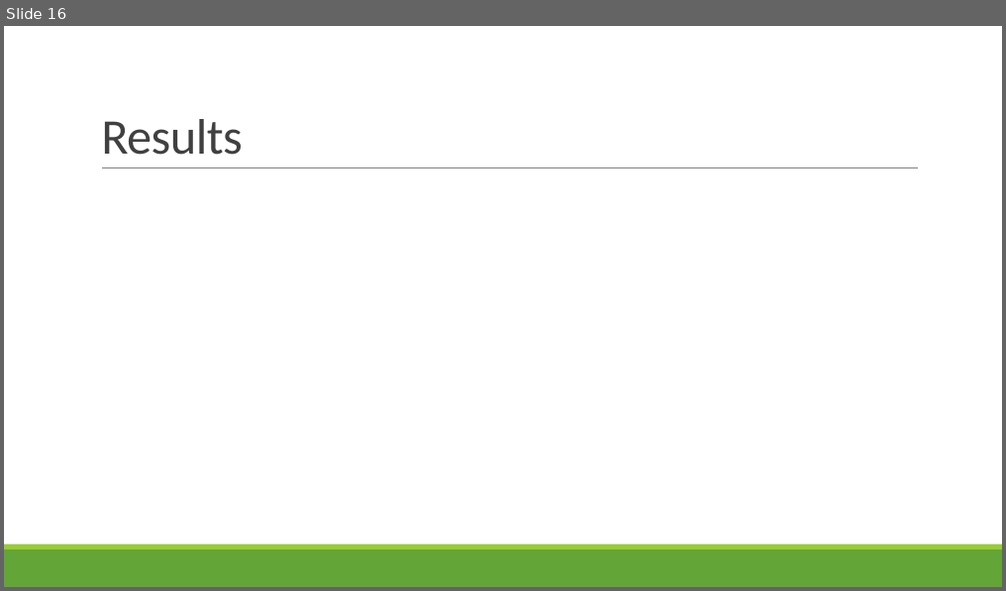
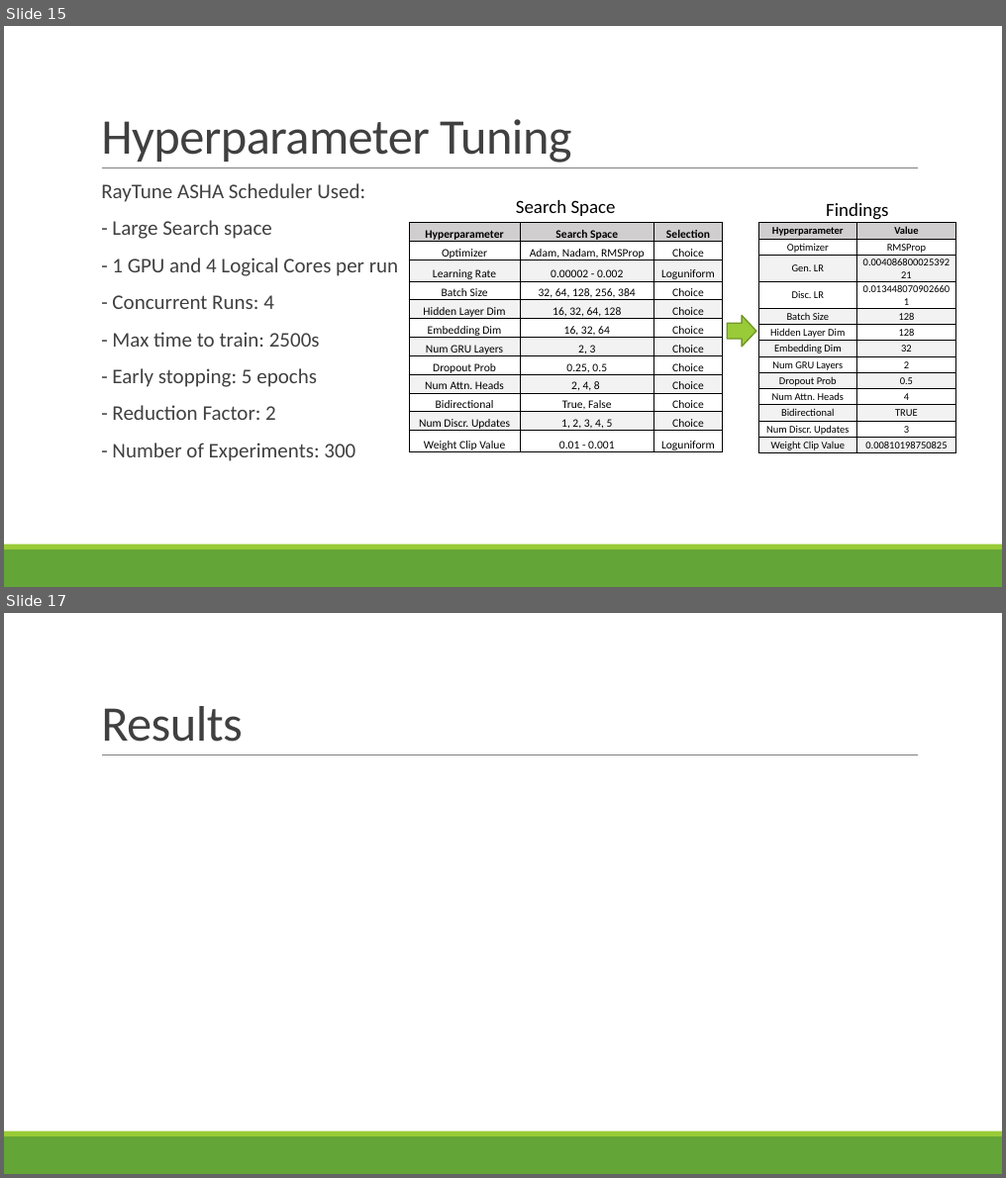
Before and after one commit to vanthony715/SMGAN, a slide deck: SMGAN.pptx. Shown one above the other, each under a label of ours: slide 16 before the commit, slides 15 and 17 after it; the slides between them are not shown. The pictures are 1006x591 and 1006x1178 pixels, drawn with LibreOffice and Linux fonts; fonts in the diff are those of the drawing. Boxes give left, top, right and bottom in pixels: in the first picture for what was removed or moved away, otherwise in the second. Text is boxed around its words. In the diff, an @@ line names an element or a change of style, - is before the commit and + after.

```diff
--- a/SMGAN.pptx
+++ b/SMGAN.pptx
@@ slide 15 added at box(4, 26, 1002, 587), background #FFFFFF; not listed: 3 template elements that a slide beside it also shows @@
@@ title added at box(101, 119, 571, 163), 48 pt, text #404040 @@
+Hyperparameter Tuning
@@ text added at box(101, 183, 398, 462), 20 pt, text #404040 @@
+  RayTune ASHA Scheduler Used:
+  - Large Search space
+  - 1 GPU and 4 Logical Cores per run
+  - Concurrent Runs: 4
+  - Max time to train: 2500s
+  - Early stopping: 5 epochs
+  - Reduction Factor: 2
+  - Number of Experiments: 300
@@ text added at box(516, 200, 616, 216), 18 pt, text #000000 @@
+Search Space
@@ text added at box(826, 203, 888, 220), 18 pt, text #000000 @@
+Findings
@@ table added at box(409, 223, 722, 455), 12 rows, 3 columns @@
+Hyperparameter | Search Space | Selection
+Optimizer | Adam, Nadam, RMSProp | Choice
+Learning Rate | 0.00002 - 0.002 | Loguniform
+Batch Size | 32, 64, 128, 256, 384 | Choice
+Hidden Layer Dim | 16, 32, 64, 128 | Choice
+Embedding Dim | 16, 32, 64 | Choice
+Num GRU Layers | 2, 3 | Choice
+Dropout Prob | 0.25, 0.5 | Choice
+Num Attn. Heads | 2, 4, 8 | Choice
+Bidirectional | True, False | Choice
+Num Discr. Updates | 1, 2, 3, 4, 5 | Choice
+Weight Clip Value | 0.01 - 0.001 | Loguniform
@@ table added at box(758, 223, 956, 455), 13 rows, 2 columns @@
+Hyperparameter | Value
+Optimizer | RMSProp
+Gen. LR | 0.00408680002539221
+Disc. LR | 0.0134480709026601
+Batch Size | 128
+Hidden Layer Dim | 128
+Embedding Dim | 32
+Num GRU Layers | 2
+Dropout Prob | 0.5
+Num Attn. Heads | 4
+Bidirectional | TRUE
+Num Discr. Updates | 3
+Weight Clip Value | 0.00810198750825
@@ right arrow added at box(727, 316, 756, 347), fill #99CB38, outline #719629 1.25 pt @@
@@ what was slide 16 is now slide 17 @@
```
Also in this commit, not shown: 4 slides changed, 4 other slides added, 3 slides removed, 3 other files.
